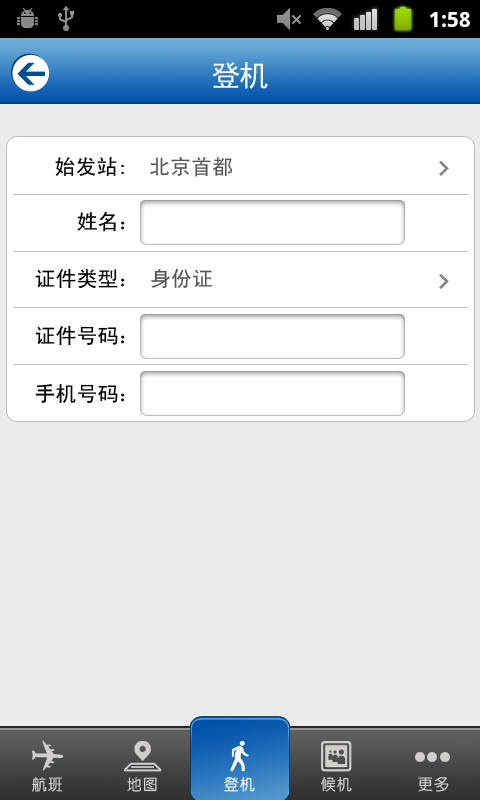
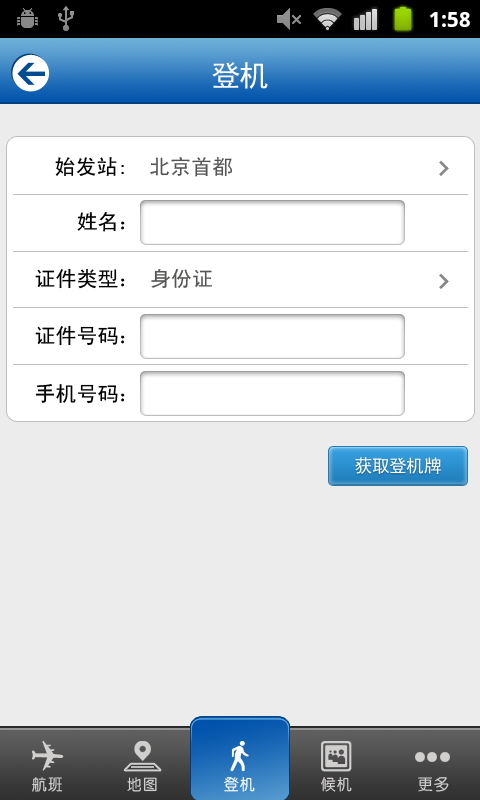
The second 480 x 800 image is a revision of the first. Changes to its layers:
added group "button1-light" with 3 layers above "获取登机牌" over left=334, top=446, right=468, bottom=481
added layer "获取登机牌" (2nd of 2) above "bevelandemboss" over left=355, top=457, right=441, bottom=475
added layer "bevelandemboss" (2nd of 2) above "button" over left=329, top=447, right=467, bottom=485
added layer "button" (2nd of 2) above "登机" over left=328, top=446, right=468, bottom=486
